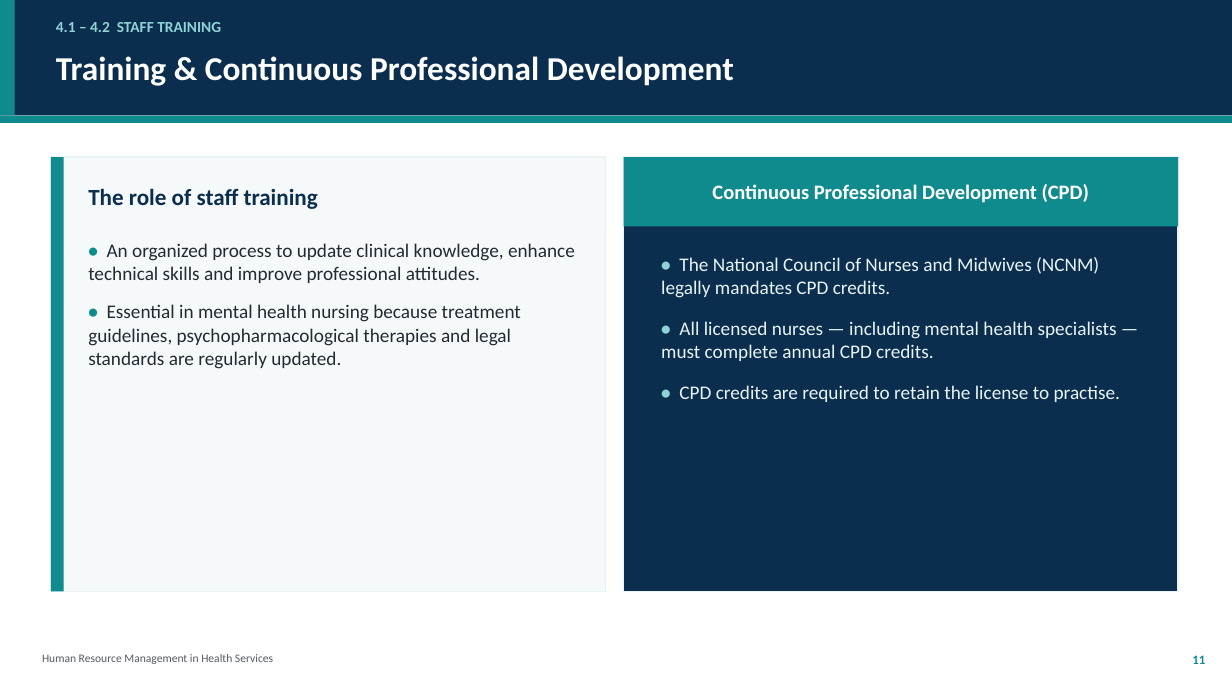
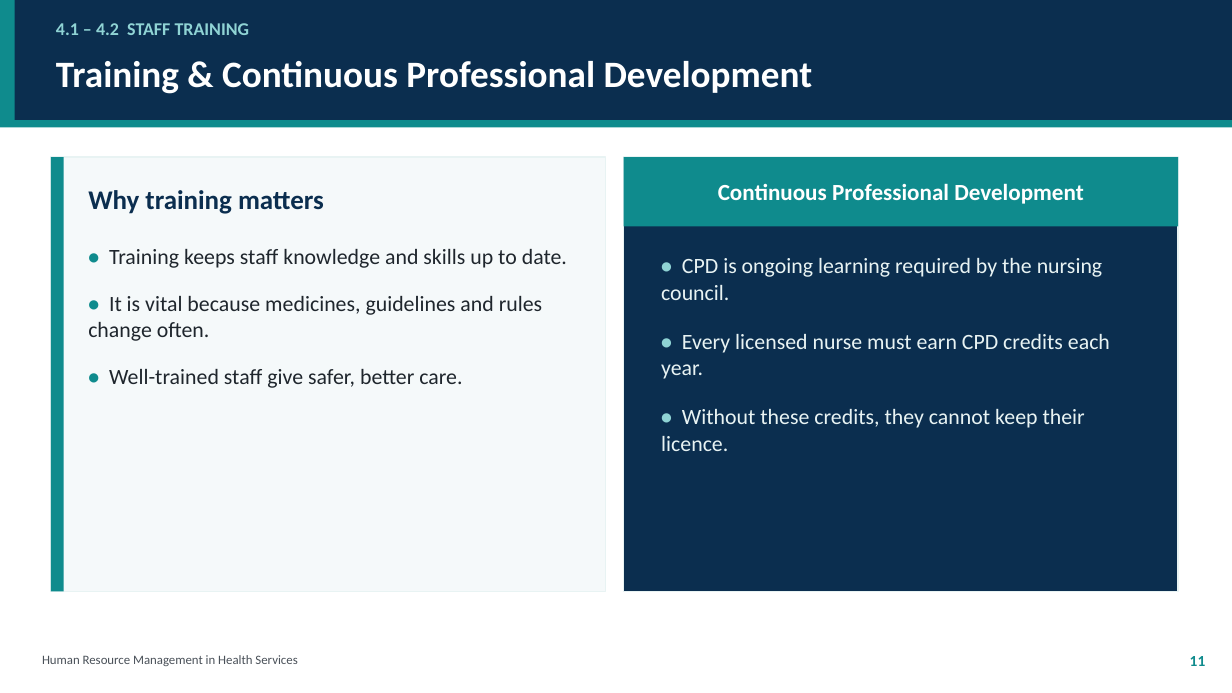
Before and after one commit to kwisanga-roger/mental-health-nurses-learning-helper, a slide deck: slide 11 of HRM_in_Health_Services_Group2.pptx. Drawn at 1232x693 pixels with LibreOffice and Linux fonts; fonts in the diff are those of the drawing. Boxes give left, top, right and bottom in pixels: in the first picture for what was removed or moved away, otherwise in the second. Text is boxed around its words. In the diff, an @@ line names an element or a change of style, - is before the commit and + after.

```diff
--- a/HRM_in_Health_Services_Group2.pptx
+++ b/HRM_in_Health_Services_Group2.pptx
@@ rectangle: place and size @@
-rectangle at <box>0,0,1232,116</box>
+rectangle at <box>0,0,1232,120</box>
@@ rectangle: place and size @@
-rectangle at <box>0,0,15,116</box>
+rectangle at <box>0,0,15,120</box>
@@ text "4.1 – 4.2 STAFF TRAINING" at <box>56,23,250,35</box>: size 12 to 14 pt @@
@@ text "Training & Continuous Professional Development" at <box>56,61,813,94</box>: size 26 to 29 pt @@
@@ rectangle: place and size @@
-rectangle at <box>0,116,1232,123</box>
+rectangle at <box>0,120,1232,128</box>
@@ text at <box>88,190,324,214</box>: text changed; size 18 to 21 pt @@
-The role of staff training
+Why training matters
@@ text at <box>718,183,1083,204</box>: text changed; size 16 to 18 pt @@
-Continuous Professional Development (CPD)
+Continuous Professional Development
@@ text at <box>88,249,567,388</box>: text changed; size 15 to 17 pt; text colour #232A31 to #1F262D @@
-• An organized process to update clinical knowledge, enhance technical skills and improve professional attitudes.
-• Essential in mental health nursing because treatment guidelines, psychopharmacological therapies and legal standards are regularly updated.
+• Training keeps staff knowledge and skills up to date.
+• It is vital because medicines, guidelines and rules change often.
+• Well-trained staff give safer, better care.
@@ text at <box>661,258,1110,451</box>: text changed; size 15 to 17 pt @@
-• The National Council of Nurses and Midwives (NCNM) legally mandates CPD credits.
-• All licensed nurses — including mental health specialists — must complete annual CPD credits.
-• CPD credits are required to retain the license to practise.
+• CPD is ongoing learning required by the nursing council.
+• Every licensed nurse must earn CPD credits each year.
+• Without these credits, they cannot keep their licence.
@@ text "Human Resource Management in Health ..." at <box>42,655,297,666</box>: size 9 to 10 pt, text colour #555B63 to #4A5159 @@
@@ text "11" at <box>1190,656,1206,666</box>: size 10 to 12 pt @@
```
Also in this commit, not shown: 11 other slides changed, 3 slides added, 3 slides removed.
